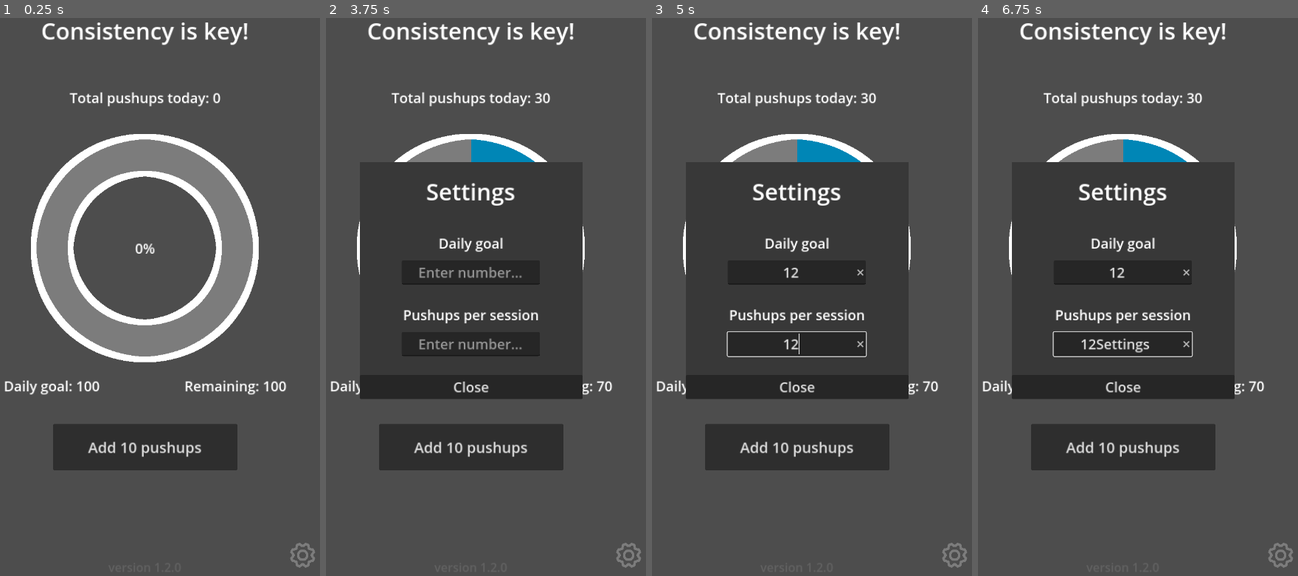
Above: before the commit, frames 1-4 (left to right).
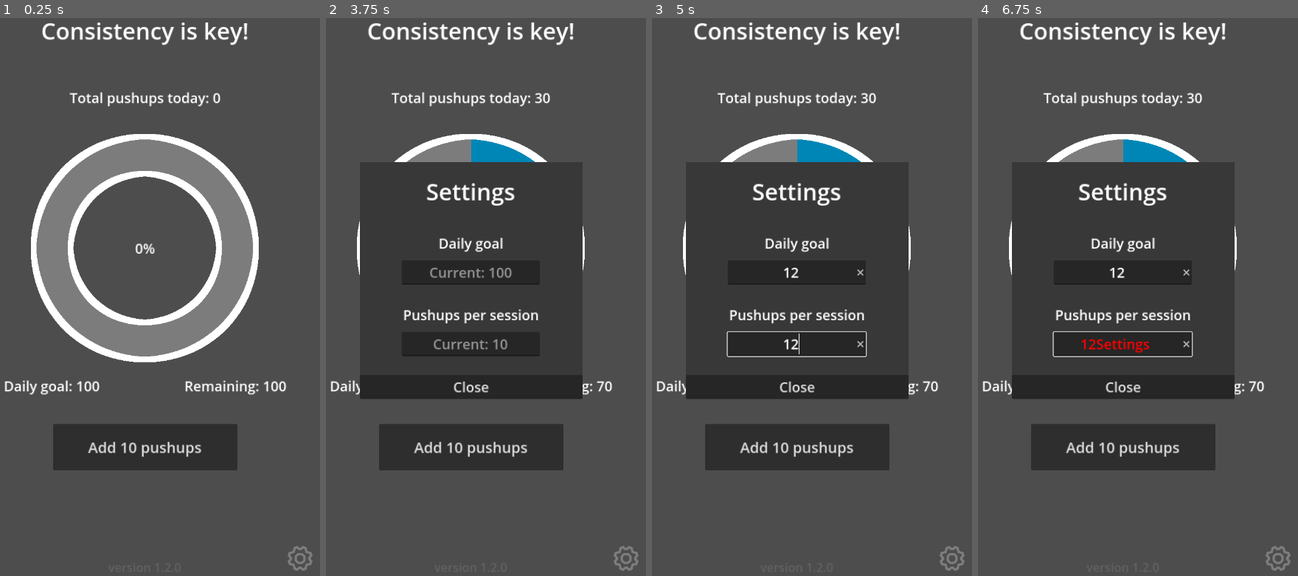
Above: after the commit, the same moments.

Repository: Vandreic/PushupProgression
Game: Godot game, scene res://src/main/main.tscn
Same seed, same stepped clock (60 frames per second), same inputs: the game is played once before the commit and once after it.
Inputs (mouse positions are in pixels of both pictures, inside the frame that each line leads up to; where the layout moved, square brackets give the same spot in the first picture):
- Up to frame 1 (0.25 s): no input
- Up to frame 2 (3.75 s): click "Add 10 pushups" at 0.5 s; click "Add 10 pushups" at 1.25 s; click "Add 10 pushups" at 2 s; click (626, 559) [630, 553] at 2.75 s; click "Settings" at 3.5 s
- Up to frame 3 (5 s): click (796, 274) at 4.27 s; type "12" at 4.35 s; click (796, 341) at 4.5 s; type "12" at 4.58 s
- Up to frame 4 (6.75 s): type "Settings" at 5 s; tap Enter at 5.75 s; tap Space at 6.5 s

The runs differ from the first frame. In frame 1, 0.2% of the frame differs, in the area x 89-99%, y 94-100%; in frame 2, 0.8%, in the area x 29-99%, y 44-100%; in frame 3, 0.2%; in frame 4, 0.5%.

Commit message:
Finish daily goals & pushup per session settings
Completed implementation of custom daily goals and pushups per session option.

Diff:
--- a/src/ui/options_menu/settings_menu/settings_menu.tscn
+++ b/src/ui/options_menu/settings_menu/settings_menu.tscn
@@ -58,7 +58,7 @@
 layout_mode = 2
 size_flags_horizontal = 4
 theme_override_font_sizes/font_size = 30
-placeholder_text = "Enter number..."
+placeholder_text = "Current: 100"
 alignment = 1
 clear_button_enabled = true
 
@@ -81,7 +81,7 @@
 layout_mode = 2
 size_flags_horizontal = 4
 theme_override_font_sizes/font_size = 30
-placeholder_text = "Enter number..."
+placeholder_text = "Current: 10"
 alignment = 1
 clear_button_enabled = true
 
--- a/src/ui/options_menu/settings_menu/settings_menu_manager.gd
+++ b/src/ui/options_menu/settings_menu/settings_menu_manager.gd
@@ -5,6 +5,7 @@
 ## [br]
 ##
 ## Path: [code]res://src/ui/options_menu/settings_menu/settings_menu_manager_script.gd[/code]
+
 
 #TODO: Restrict input fields to only digits
 
@@ -35,37 +36,71 @@
 
 ## On [member SettingsMenuManager.close_menu_button] pressed.
 func _on_close_menu_button_pressed() -> void:
-
 	# Search daily goal input text for digits
 	var daily_goal_input_text = regex.search(daily_goal_input.text)
 	if daily_goal_input_text:
 		GlobalVariables.daily_pushups_goal = int(daily_goal_input.text)
-		print("Good daily goal!")
+		print("Daily goal updated to: %s" % daily_goal_input.text)
 	elif daily_goal_input.text.is_empty():
-		print("No daily goal set.")
+		print("No changes to daily goal were made.")
 	else:
-		print("Bad daily goal...")
+		print("Invalid value for daily goal: %s. Only digits are allowed."\
+		% str(daily_goal_input.text))
 
 	# Search pushups per session input text for digits
 	var pushups_per_session_input_text = regex.search(pushups_per_session_input.text)
 	if pushups_per_session_input_text:
 		GlobalVariables.pushups_per_session = int(pushups_per_session_input.text)
-		print("Good pushups per session!")
+		print("Pushups per session updated to: %s" % pushups_per_session_input.text)
 	elif pushups_per_session_input.text.is_empty():
-		print("No pushups per session set.")
+		print("No changes to pushups per session were made.")
 	else:
-		print("Bad pushups per session...")
+		print("Invalid value for pushups per session: %s. Only digits allowed."\
+		% str(pushups_per_session_input.text))
 
+	# Save progression data
 	get_tree().call_group("save_system", "save_data")
+	# Update UI
 	get_tree().call_group("ui_manager", "update_ui")
 
 	# Close settings menu
 	close_menu()
 
 
+## On [member SettingsMenuManager.daily_goal_input] text changed.
+func _on_daily_goal_input_text_changed(input_text: String) -> void:
+	# Search daily goal input text for digits
+	var _input_text = regex.search(input_text)
+	# Change font color if input is not digits
+	if not _input_text:
+		daily_goal_input.add_theme_color_override("font_color", Color.RED)
+	else:
+		daily_goal_input.add_theme_color_override("font_color", Color.WHITE)
+
+
+## On [member SettingsMenuManager.pushups_per_session_input] text changed.
+func _on_pushups_per_session_input_text_changed(input_text: String) -> void:
+	# Search pushups per session input text for digits
+	var _input_text = regex.search(input_text)
+	# Change font color if input is not digits
+	if not _input_text:
+		pushups_per_session_input.add_theme_color_override("font_color", Color.RED)
+	else:
+		pushups_per_session_input.add_theme_color_override("font_color", Color.WHITE)
+
+
 # Called when the node enters the scene tree for the first time.
 func _ready() -> void:
 	# Connect pressed button signals
 	close_menu_button.pressed.connect(_on_close_menu_button_pressed)
+	# Connect signal for text changes in input fields
+	daily_goal_input.text_changed.connect(_on_daily_goal_input_text_changed)
+	pushups_per_session_input.text_changed.connect(_on_pushups_per_session_input_text_changed)
 	# Compiles and assign search pattern for regex (Only digits)
 	regex.compile("^[0-9]+$")
+
+	# Placeholder text for input fields
+	var _placeholder_text: String = "Current: %d"
+	# Set placeholder text for input fields
+	daily_goal_input.placeholder_text = _placeholder_text % GlobalVariables.daily_pushups_goal
+	pushups_per_session_input.placeholder_text = _placeholder_text % GlobalVariables.pushups_per_session
--- a/src/ui/ui.tscn
+++ b/src/ui/ui.tscn
@@ -99,8 +99,8 @@
 unique_name_in_owner = true
 anchors_preset = -1
 anchor_left = 0.9
-anchor_top = 0.94
-anchor_right = 0.99
+anchor_top = 0.95
+anchor_right = 0.975
 anchor_bottom = 0.99
 grow_horizontal = 2
 grow_vertical = 2
--- a/src/ui/ui_manager.gd
+++ b/src/ui/ui_manager.gd
@@ -109,7 +109,7 @@
 		# Update progress bar value
 		progress_bar.value = 100
 		# Update progress value text
-		progress_value_label.text = str(new_progress_bar_value) + "%!"
+		progress_value_label.text = str(round(new_progress_bar_value)) + "%!"
 	else:
 		progress_bar.value = new_progress_bar_value
 		progress_value_label.text = str(round(new_progress_bar_value)) + "%"
--- a/src/utilities/save_system.gd
+++ b/src/utilities/save_system.gd
@@ -32,11 +32,13 @@
 	var day_dict: Dictionary = {}
 	# Add daily goal to dictionary
 	day_dict["daily_pushups_goal"] = GlobalVariables.daily_pushups_goal
-	# Add remaining pushups to dictionary
+	# Add pushups per session
+	day_dict["pushups_per_session"] = GlobalVariables.pushups_per_session
+	# Add remaining pushups
 	day_dict["remaining_pushups"] = GlobalVariables.remaining_pushups
-	# Add total pushups for today to dictionary
+	# Add total pushups for today
 	day_dict["total_pushups_today"] = GlobalVariables.total_pushups_today
-	# Add sessions to dictionary
+	# Add sessions
 	day_dict["sessions"] = {}
 	# Return created dictionary
 	return day_dict
@@ -113,6 +115,11 @@
 				# Save daily goal to new dictionaru
 				years_dict[year][month][day]["daily_pushups_goal"] = daily_goal
 
+				# Get pushups per session
+				var pushups_per_session: int = saved_data_dict["calendar"][year][month][day]["pushups_per_session"]
+				# Save pushups per session
+				years_dict[year][month][day]["pushups_per_session"] = pushups_per_session
+
 				# Get remaining pushups
 				var remaining_pushups: int = saved_data_dict["calendar"][year][month][day]["remaining_pushups"]
 				# Save remaining pushups
@@ -174,6 +181,8 @@
 	else:
 		# Load daily goal
 		GlobalVariables.daily_pushups_goal = saved_data_dict["calendar"][current_year][current_month][current_day]["daily_pushups_goal"]
+		# Load pushups per session
+		GlobalVariables.pushups_per_session = saved_data_dict["calendar"][current_year][current_month][current_day]["pushups_per_session"]
 		# Load remaining pushups
 		GlobalVariables.remaining_pushups = saved_data_dict["calendar"][current_year][current_month][current_day]["remaining_pushups"]
 		# Load total pushups
@@ -272,6 +281,8 @@
 
 	# Save daily pushups goal
 	GlobalVariables.save_data_dict["calendar"][year][month][day]["daily_pushups_goal"] = GlobalVariables.daily_pushups_goal
+	# Save pushups per session
+	GlobalVariables.save_data_dict["calendar"][year][month][day]["pushups_per_session"] = GlobalVariables.pushups_per_session
 	# Save remaining pushups
 	GlobalVariables.save_data_dict["calendar"][year][month][day]["remaining_pushups"] = GlobalVariables.remaining_pushups
 	# Save total pushups
@@ -396,6 +407,11 @@
 					var daily_goal: int = int(save_file_data["calendar"][year][month][day]["daily_pushups_goal"])
 					# Save daily goal
 					years_dict[int(year)][int(month)][int(day)]["daily_pushups_goal"] = daily_goal
+
+					# Get pushups per session
+					var pushups_per_session: int = int(save_file_data["calendar"][year][month][day]["pushups_per_session"])
+					# Save pushups per session
+					years_dict[int(year)][int(month)][int(day)]["pushups_per_session"] = pushups_per_session
 
 					# Get remaining pushups
 					var remaining_pushups: int = int(save_file_data["calendar"][year][month][day]["remaining_pushups"])
Binary file changed: app_screenshot.png
Not shown, changed: README.md
